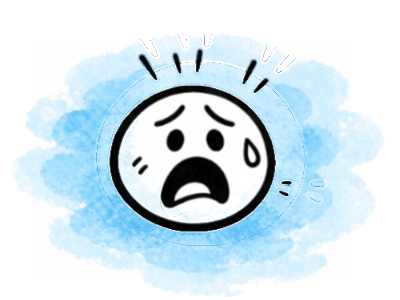
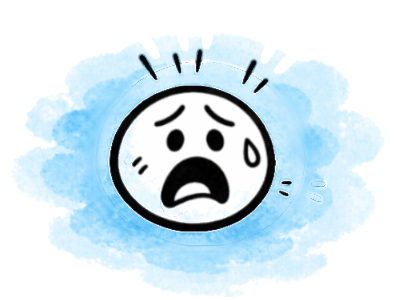
Layer changes from the first w=400, h=300 image to the second:
painted on "Livello #3" over [32, 32, 351, 281]
painted on "Sfondo" over [32, 32, 351, 281]
